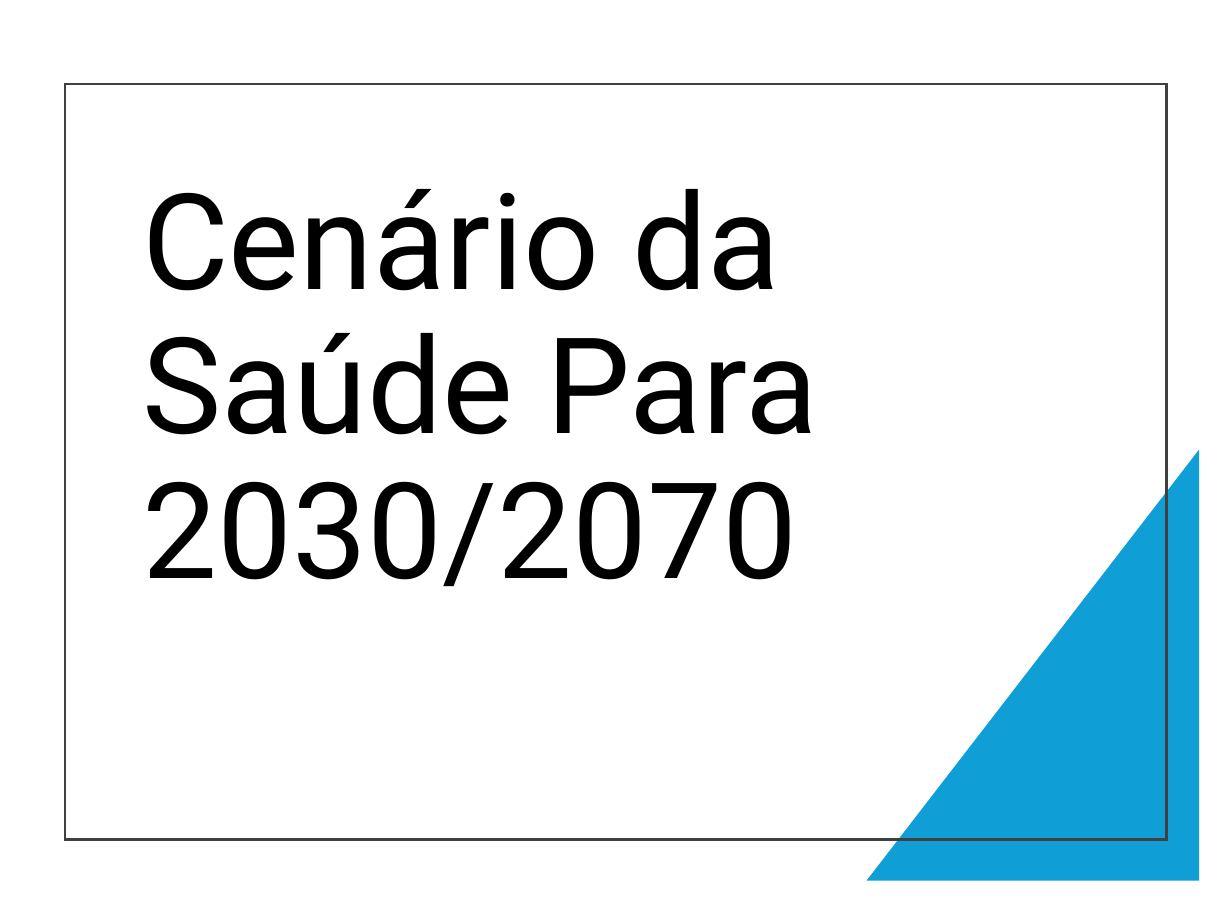
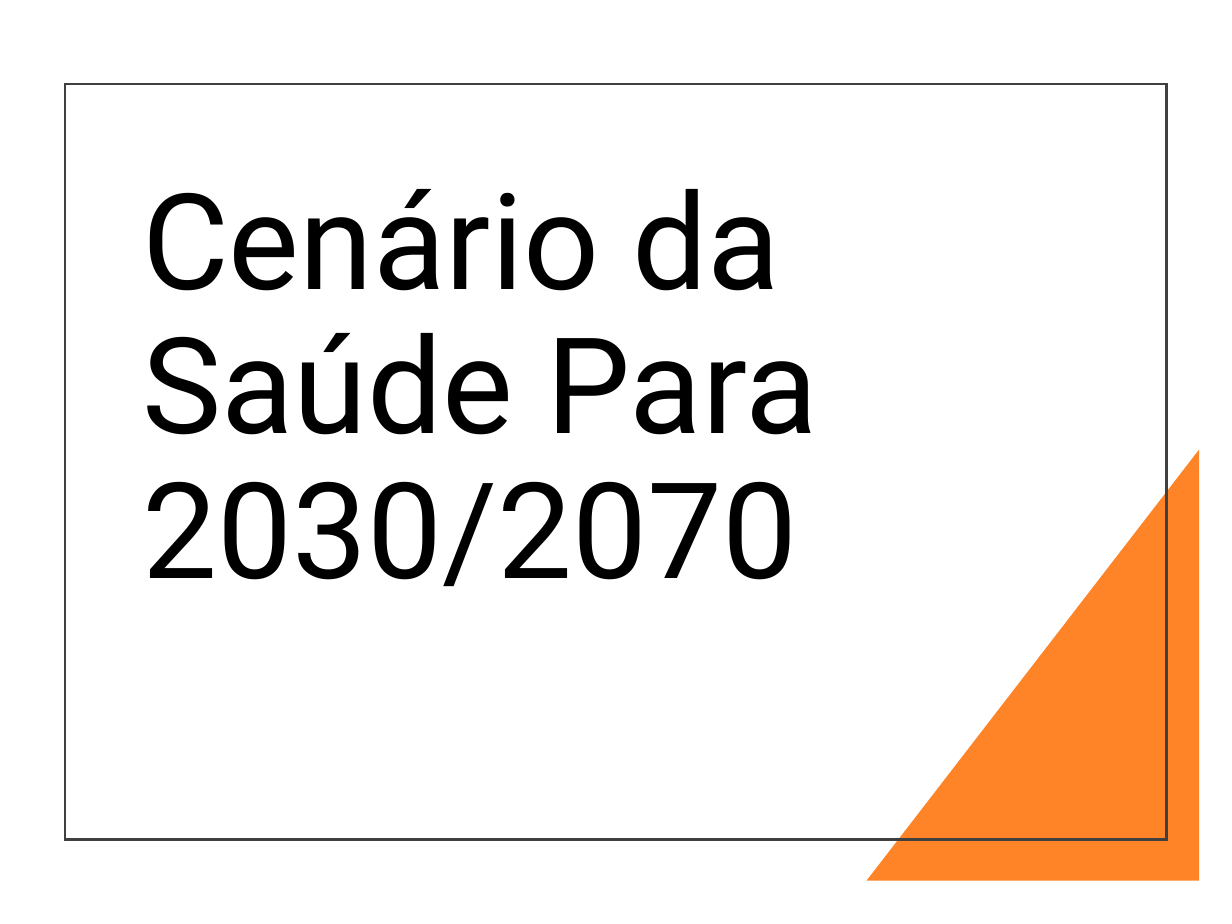
Before and after one commit to ProjetosALVF/ALVF_ProspeccaoGestao_TI, a slide deck: slide 5 of ALVF_Estrutura_de_TI_ConselhoDe Administracao_Fev_2025/Apresentação_ProspecçãodaEstrutura_SI_ALVF.pptx. Drawn at 1232x924 pixels with LibreOffice and Linux fonts; fonts in the diff are those of the drawing. Boxes give left, top, right and bottom in pixels: in the first picture for what was removed or moved away, otherwise in the second. Text is boxed around its words. In the diff, an @@ line names an element or a change of style, - is before the commit and + after.

```diff
--- a/ALVF_Estrutura_de_TI_ConselhoDe Administracao_Fev_2025/Apresentação_ProspecçãodaEstrutura_SI_ALVF.pptx
+++ b/ALVF_Estrutura_de_TI_ConselhoDe Administracao_Fev_2025/Apresentação_ProspecçãodaEstrutura_SI_ALVF.pptx
@@ right triangle at box(866, 450, 1199, 881): fill #0F9ED5 to #FF8427 @@
```
Also in this commit, not shown: 13 other slides changed, 1 slide added.
